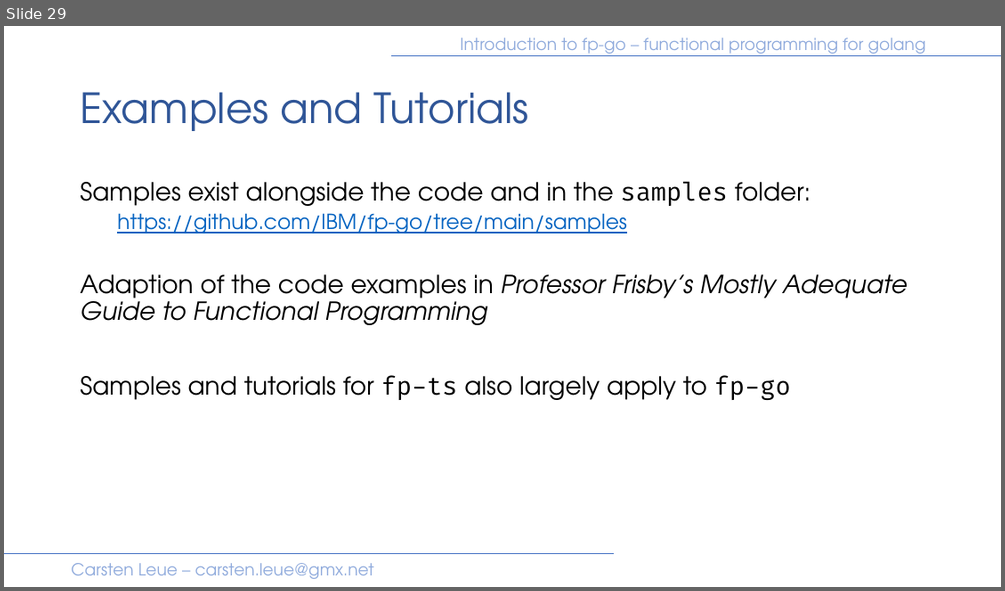
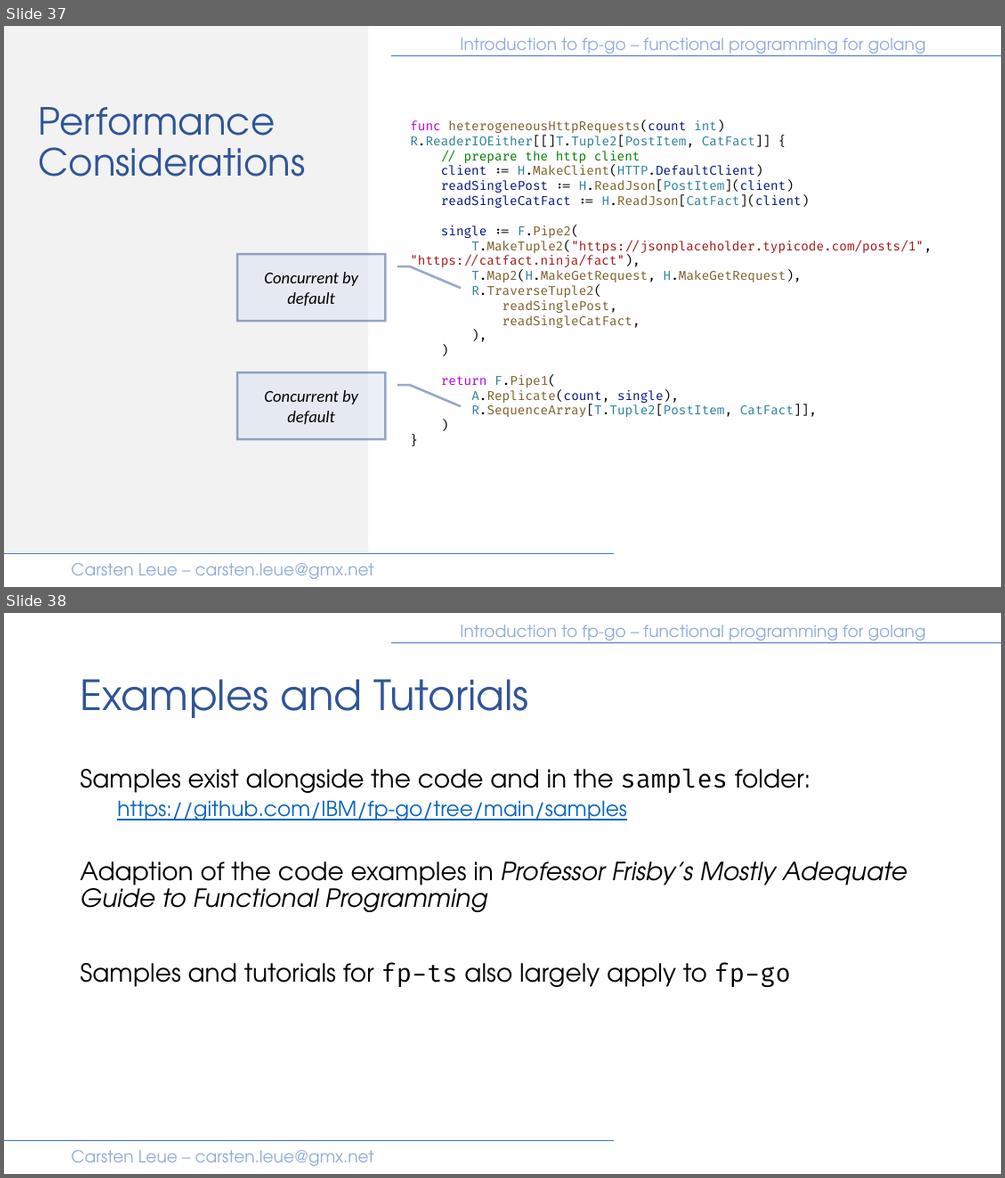
Before and after one commit to IBM/fp-go, a slide deck: samples/presentation/introduction.pptx. Shown one above the other, each under a label of ours: slide 29 before the commit, slides 37 and 38 after it. The pictures are 1005x591 and 1005x1178 pixels, drawn with LibreOffice and Linux fonts; fonts in the diff are those of the drawing. Boxes give left, top, right and bottom in pixels: in the first picture for what was removed or moved away, otherwise in the second. Text is boxed around its words. In the diff, an @@ line names an element or a change of style, - is before the commit and + after.

```diff
--- a/samples/presentation/introduction.pptx
+++ b/samples/presentation/introduction.pptx
@@ slide 37 added at (4, 26, 1001, 587), background #FFFFFF; not listed: 4 template elements that a slide beside it also shows @@
@@ rectangle added at (4, 26, 368, 553), fill #F2F2F2 @@
@@ title added at (38, 107, 305, 176), 36 pt, text #2F5597 @@
+Performance Considerations
@@ text added at (410, 120, 931, 417), 12 pt, text #795E26 @@
+func heterogeneousHttpRequests(count int) R.ReaderIOEither[[]T.Tuple2[PostItem, CatFact]] {
+// prepare the http client
+client := H.MakeClient(HTTP.DefaultClient)
+readSinglePost := H.ReadJson[PostItem](client)
+readSingleCatFact := H.ReadJson[CatFact](client)
+single := F.Pipe2(
+T.MakeTuple2("https://jsonplaceholder.typicode.com/posts/1", "https://catfact.ninja/fact"),
+T.Map2(H.MakeGetRequest, H.MakeGetRequest),
+R.TraverseTuple2(
+readSinglePost,
+readSingleCatFact,
+),
+)
+return F.Pipe1(
+A.Replicate(count, single),
+R.SequenceArray[T.Tuple2[PostItem, CatFact]],
+)
+}
@@ border callout added at (237, 254, 386, 321), fill #DAE3F3 at 50% opacity, outline #2F5597 2.25 pt, 16 pt, text #000000, italic @@
+Concurrent by default
@@ border callout added at (237, 372, 386, 439), fill #DAE3F3 at 50% opacity, outline #2F5597 2.25 pt, 16 pt, text #000000, italic @@
+Concurrent by default
@@ what was slide 29 is now slide 38 @@
```
Also in this commit, not shown: 8 slides changed, 11 other slides added, 4 other files.
